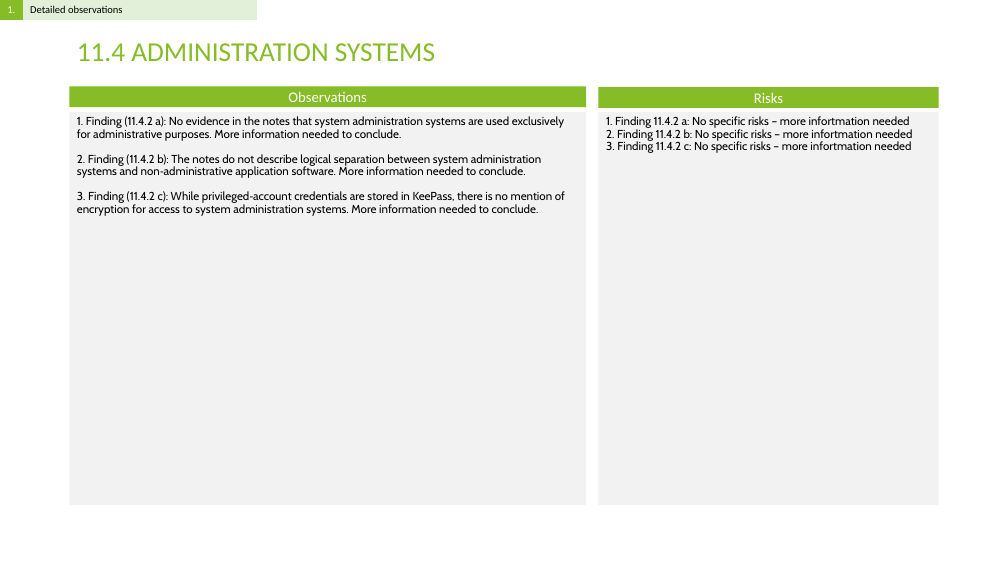
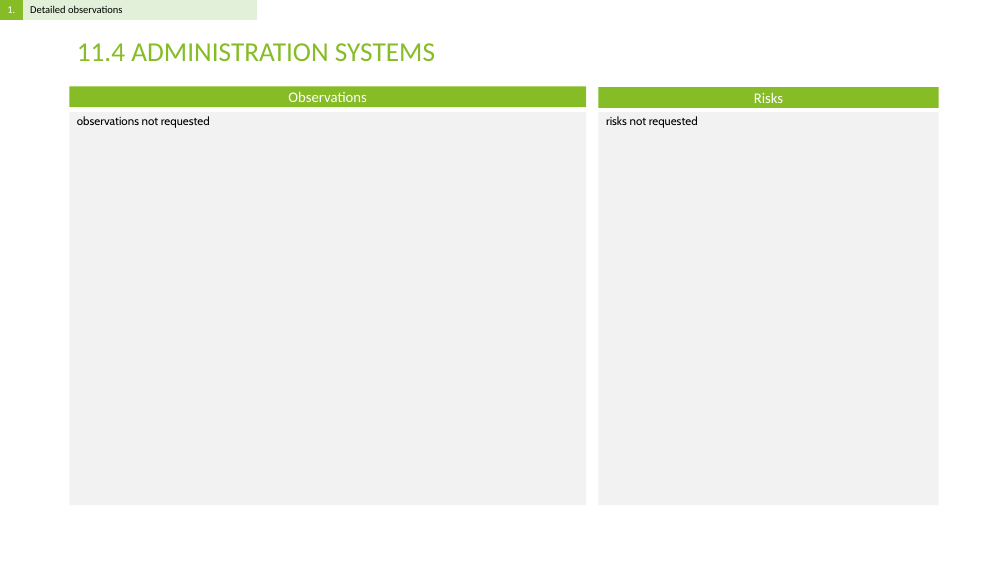
Before and after one commit to Rokas01/tprm, a slide deck: slide 9 of filename.pptx. Drawn at 1008x567 pixels with LibreOffice and Linux fonts; fonts in the diff are those of the drawing. Boxes give left, top, right and bottom in pixels: in the first picture for what was removed or moved away, otherwise in the second. Text is boxed around its words. In the diff, an @@ line names an element or a change of style, - is before the commit and + after.

```diff
--- a/filename.pptx
+++ b/filename.pptx
@@ text at (77,116,210,128): text changed @@
-1. Finding (11.4.2 a): No evidence in the notes that system administration systems are used exclusively for administrative purposes. More information needed to conclude.
-2. Finding (11.4.2 b): The notes do not describe logical separation between system administration systems and non‐administrative application software. More information needed to conclude.
-3. Finding (11.4.2 c): While privileged‐account credentials are stored in KeePass, there is no mention of encryption for access to system administration systems. More information needed to conclude.
+observations not requested
@@ text at (606,116,698,128): text changed @@
-1. Finding 11.4.2 a: No specific risks – more infortmation needed
-2. Finding 11.4.2 b: No specific risks – more infortmation needed
-3. Finding 11.4.2 c: No specific risks – more infortmation needed
+risks not requested
```
Also in this commit, not shown: 13 other slides changed, 1 other file.
